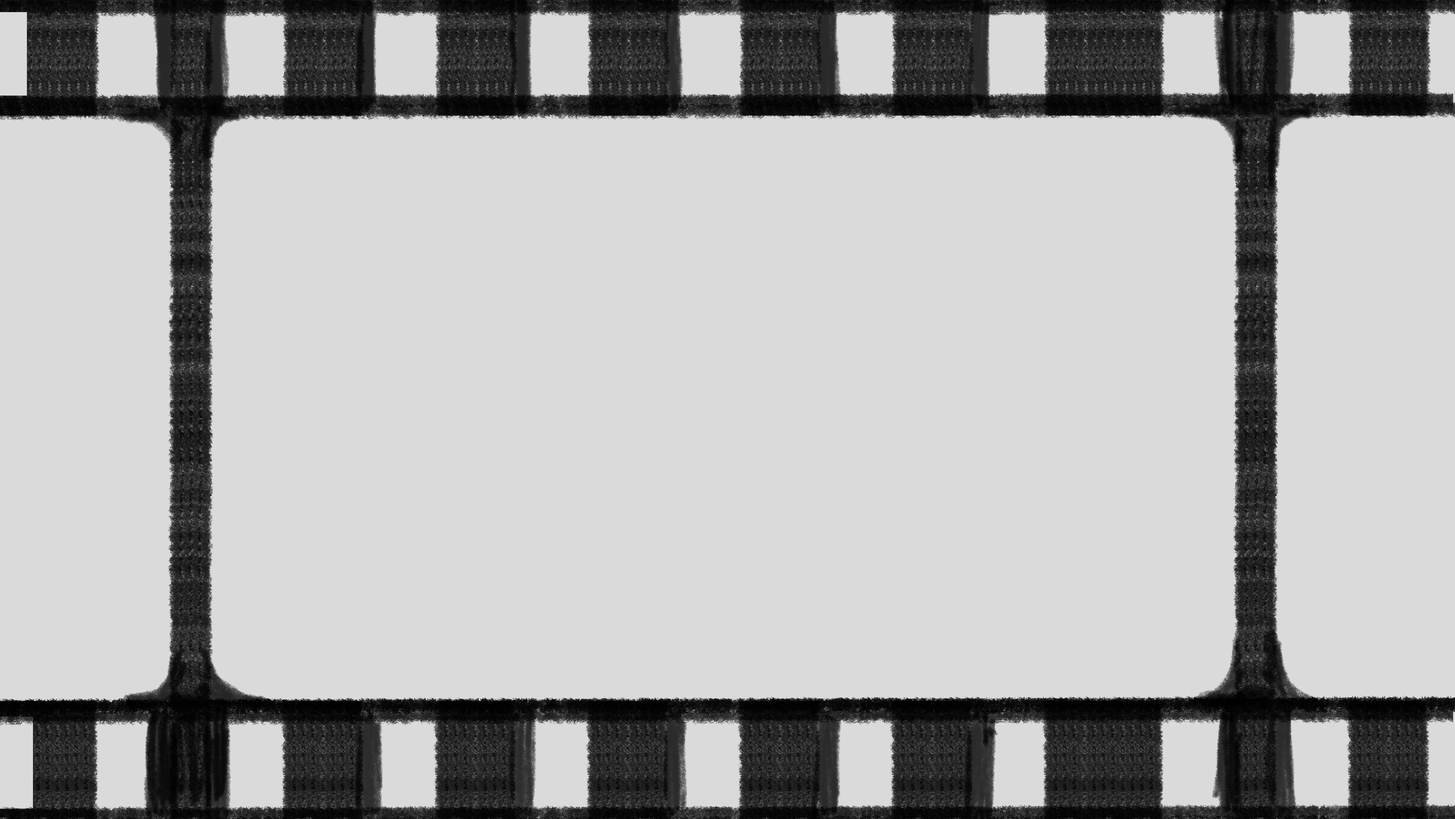
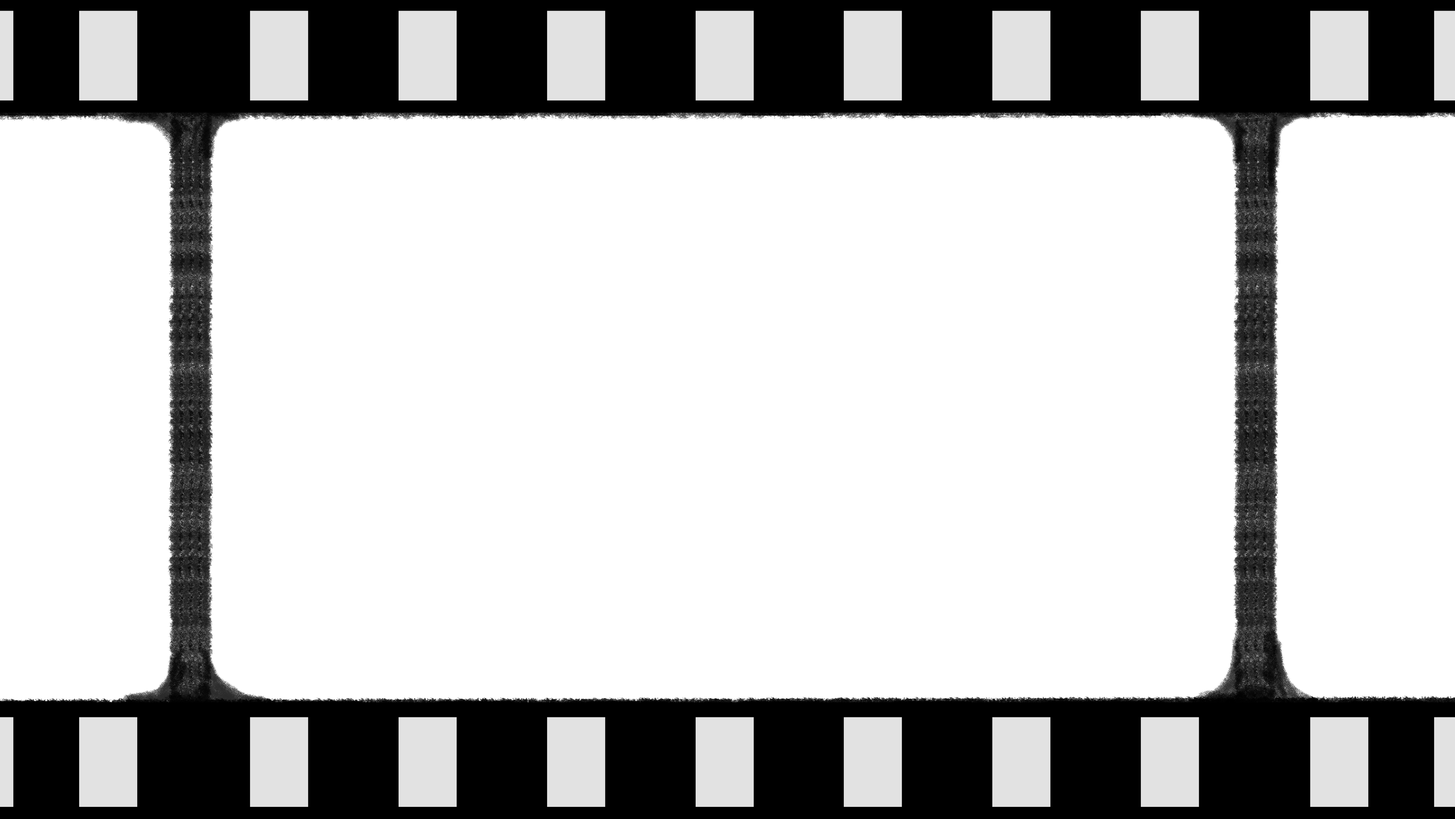
Two versions of the same layered image (1455px x 819px). Layer-by-layer changes:
added layer "Layer 2 Copy" above "Layer 3 Copy" over 0, 10, 1455, 101
added layer "Layer 3 Copy" above "Layer 2" over 0, 0, 1455, 113
added layer "Layer 2" above "Layer 3" over 0, 716, 1455, 807
added layer "Layer 3" above "Layer 1" over 0, 701, 1455, 819
hid "Paper" over 0, 0, 1455, 819
